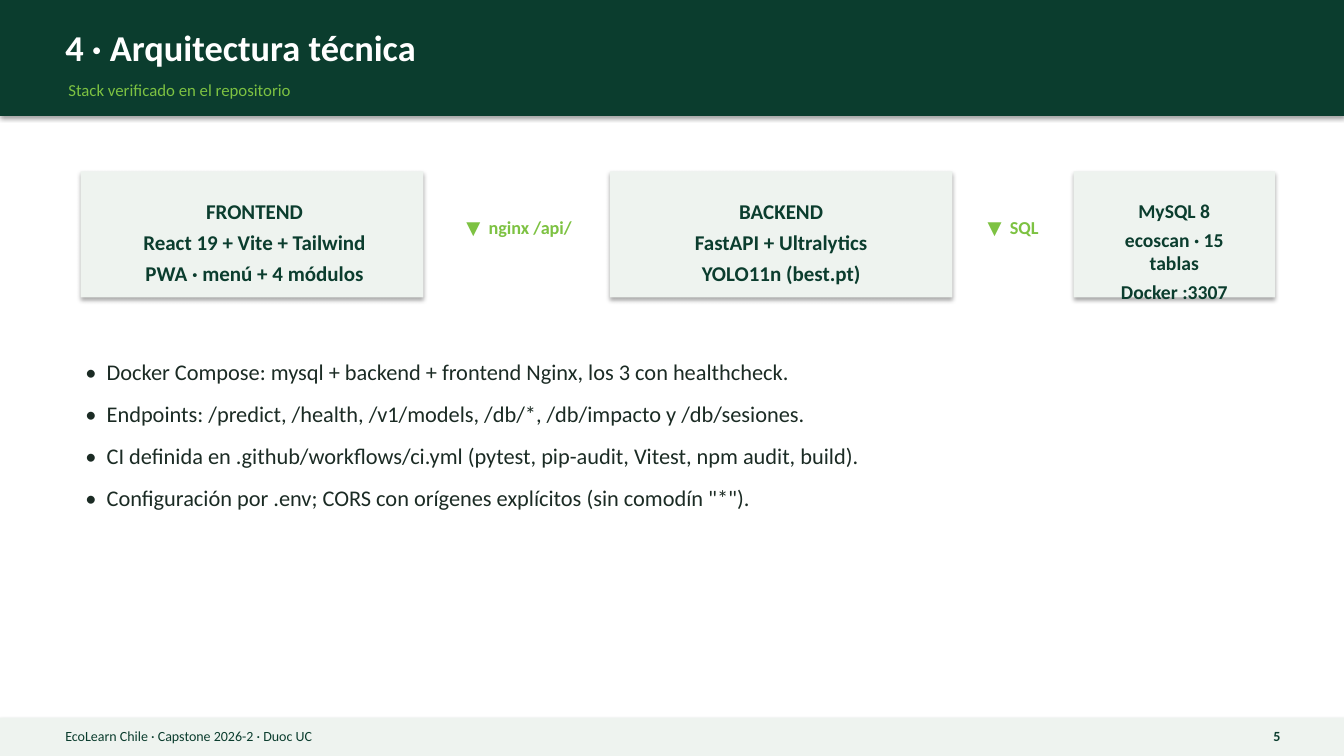
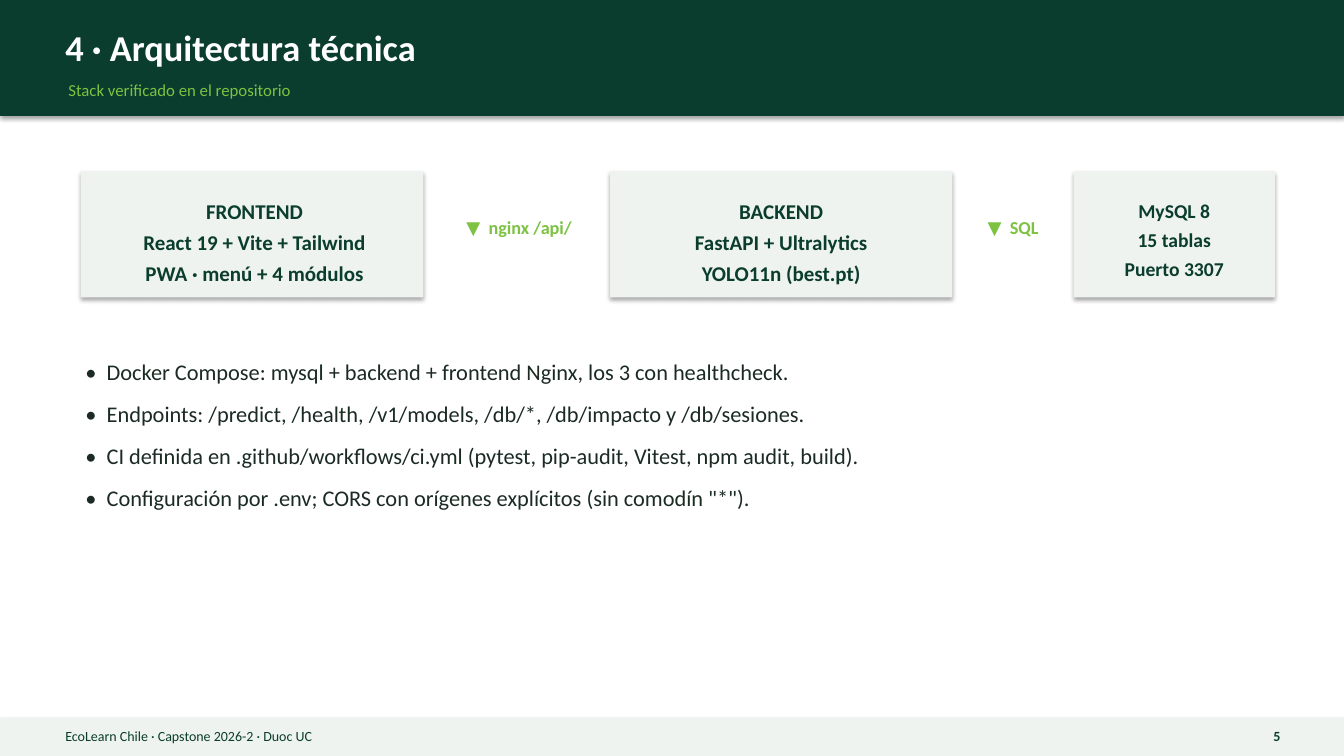
Before and after one commit to WiChanillao/Capstone_007, a slide deck: slide 5 of Fase 3/docs/presentacion/EcoLearn_Presentacion_Final_Fase3.pptx. Drawn at 1344x756 pixels with LibreOffice and Linux fonts; fonts in the diff are those of the drawing. Boxes give left, top, right and bottom in pixels: in the first picture for what was removed or moved away, otherwise in the second. Text is boxed around its words. In the diff, an @@ line names an element or a change of style, - is before the commit and + after.

```diff
--- a/Fase 3/docs/presentacion/EcoLearn_Presentacion_Final_Fase3.pptx
+++ b/Fase 3/docs/presentacion/EcoLearn_Presentacion_Final_Fase3.pptx
@@ text at bbox=[1125, 233, 1224, 276]: text changed @@
-ecoscan · 15 tablas
-Docker :3307
+15 tablas
+Puerto 3307
```
Also in this commit, not shown: 1 other slide changed.
